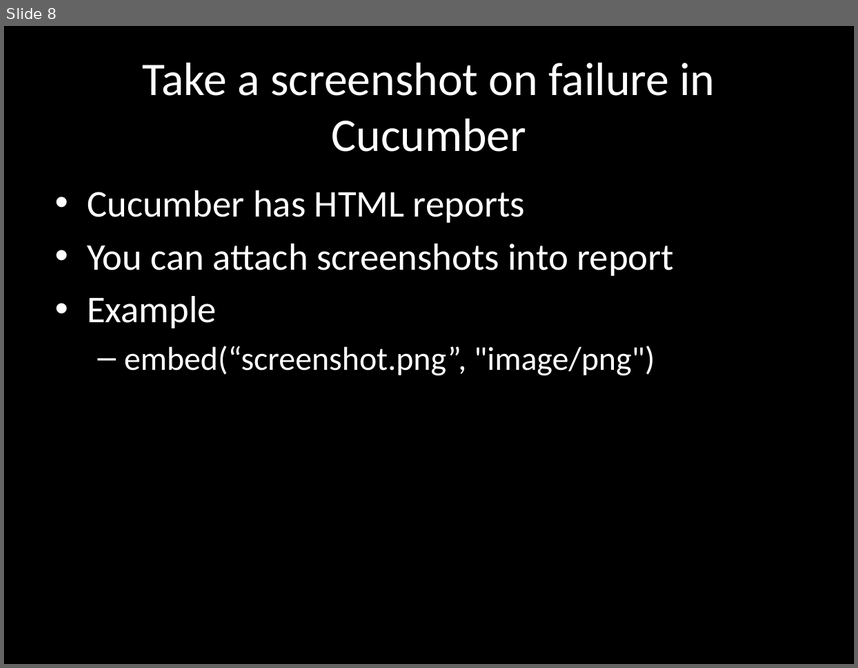
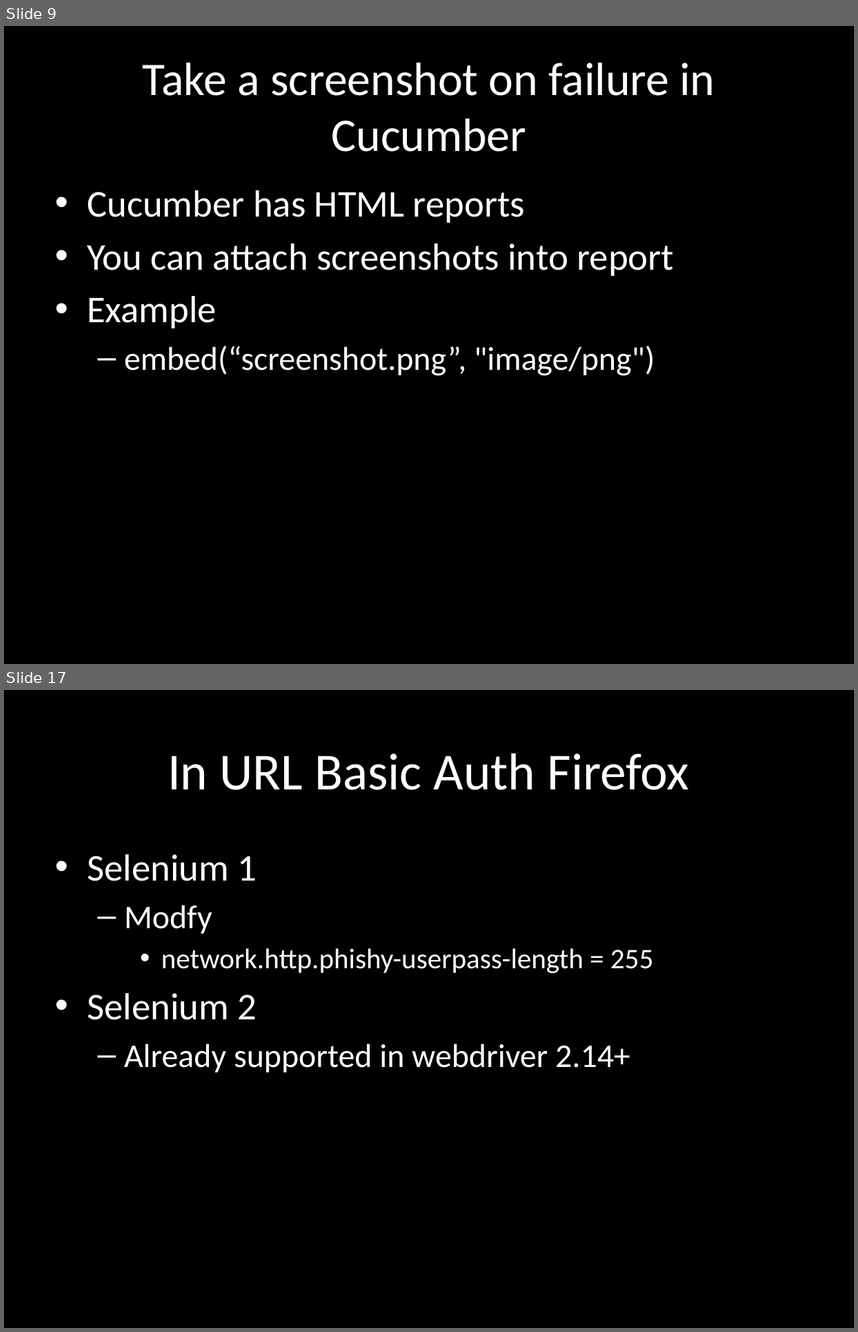
Before and after one commit to dimacus/SeleniumTipsAndTricks, a slide deck: selenium_camp_v1.pptx. Shown one above the other, each under a label of ours: slide 8 before the commit, slides 9 and 17 after it; the slides between them are not shown. The pictures are 858x668 and 858x1332 pixels, drawn with LibreOffice and Linux fonts; fonts in the diff are those of the drawing. Boxes give left, top, right and bottom in pixels: in the first picture for what was removed or moved away, otherwise in the second. Text is boxed around its words. In the diff, an @@ line names an element or a change of style, - is before the commit and + after.

```diff
--- a/selenium_camp_v1.pptx
+++ b/selenium_camp_v1.pptx
@@ slide 17 added at box(4, 690, 854, 1328), background #000000 @@
@@ title added at box(168, 753, 689, 790), 44 pt, text #FFFFFF @@
+In URL Basic Auth Firefox
@@ text added at box(87, 854, 653, 1072), 24 pt, text #FFFFFF @@
+• Selenium 1
+  – Modfy
+    • network.http.phishy-userpass-length = 255
+• Selenium 2
+  – Already supported in webdriver 2.14+
@@ what was slide 8 is now slide 9 @@
```
Also in this commit, not shown: 8 slides changed, 9 other slides added, 3 slides removed.
